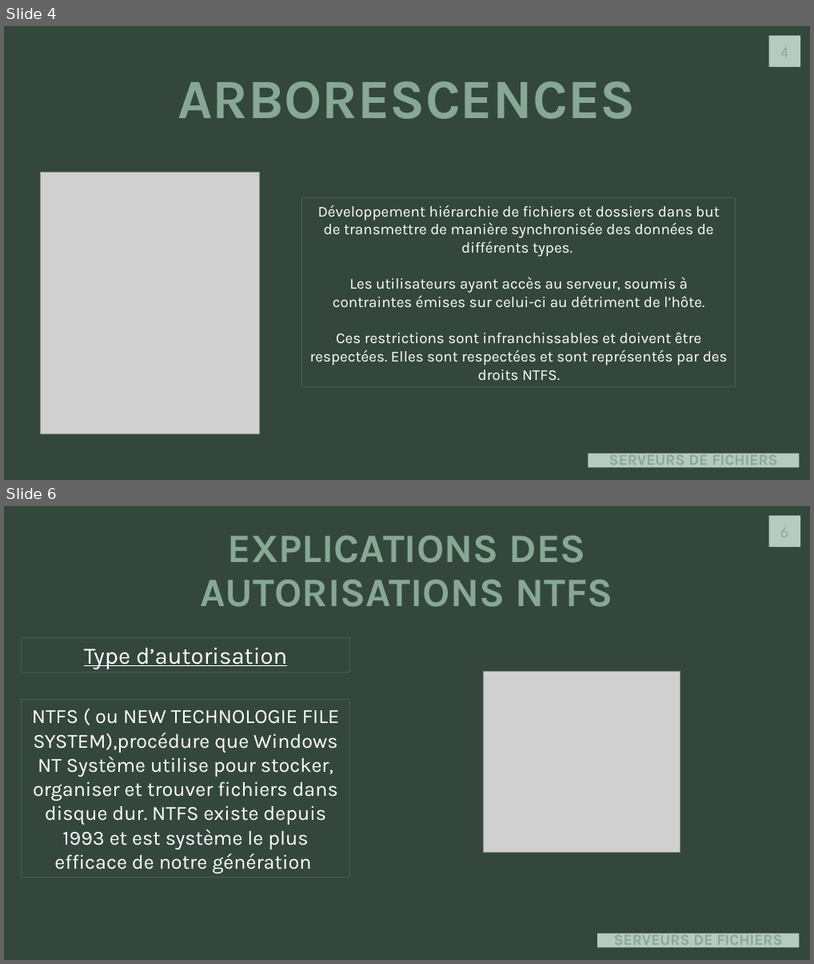
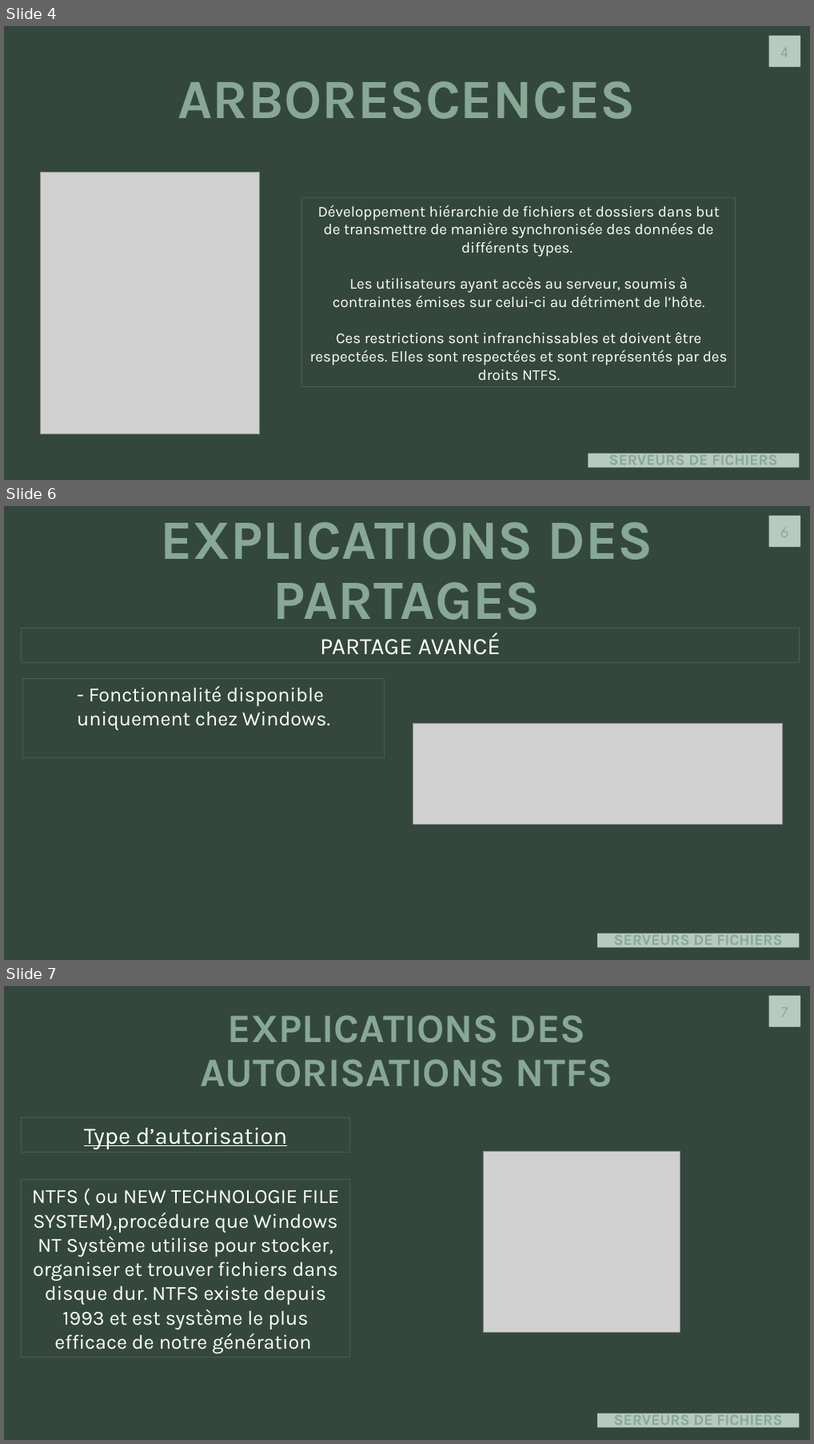
Before and after one commit to J0rg321/Serveur_Fichiers_ICT-123, a slide deck: SERVEUR ET FICHIERS D’IMPRESSION.pptx. Shown one above the other, each under a label of ours: slides 4 and 6 before the commit, slides 4, 6 and 7 after it; the slides between them are not shown. The pictures are 814x964 and 814x1444 pixels, drawn with LibreOffice and Linux fonts; fonts in the diff are those of the drawing; grey boxes stand for pictures. Boxes give left, top, right and bottom in pixels: in the first picture for what was removed or moved away, otherwise in the second. Text is boxed around its words. In the diff, an @@ line names an element or a change of style, - is before the commit and + after.

```diff
--- a/SERVEUR ET FICHIERS D’IMPRESSION.pptx
+++ b/SERVEUR ET FICHIERS D’IMPRESSION.pptx
@@ slide 6 added at (x1=4, y1=506, x2=810, y2=960), background #34473D; not listed: 1 template element that a slide beside it also shows @@
@@ text added at (x1=161, y1=522, x2=654, y2=620), 66 pt, text #87A896, bold @@
+EXPLICATIONS DES PARTAGES
@@ rectangle added at (x1=22, y1=628, x2=799, y2=663), outline #455F51 0.75 pt, 28 pt, text #FFFFFF @@
+PARTAGE AVANCÉ
@@ rectangle added at (x1=22, y1=679, x2=385, y2=758), outline #455F51 0.75 pt, 24 pt, text #FFFFFF @@
+- Fonctionnalité disponible uniquement chez Windows.
@@ picture added at (x1=413, y1=723, x2=782, y2=824) @@
@@ title added at (x1=598, y1=933, x2=799, y2=948), fill #B6CABF, 18 pt, text #87A896, bold @@
+SERVEURS DE FICHIERS
@@ what was slide 6 is now slide 7 @@
@@ page number at (x1=781, y1=1008, x2=789, y2=1017): text changed @@
-6
+7
```
Also in this commit, not shown: 2 slides changed.
